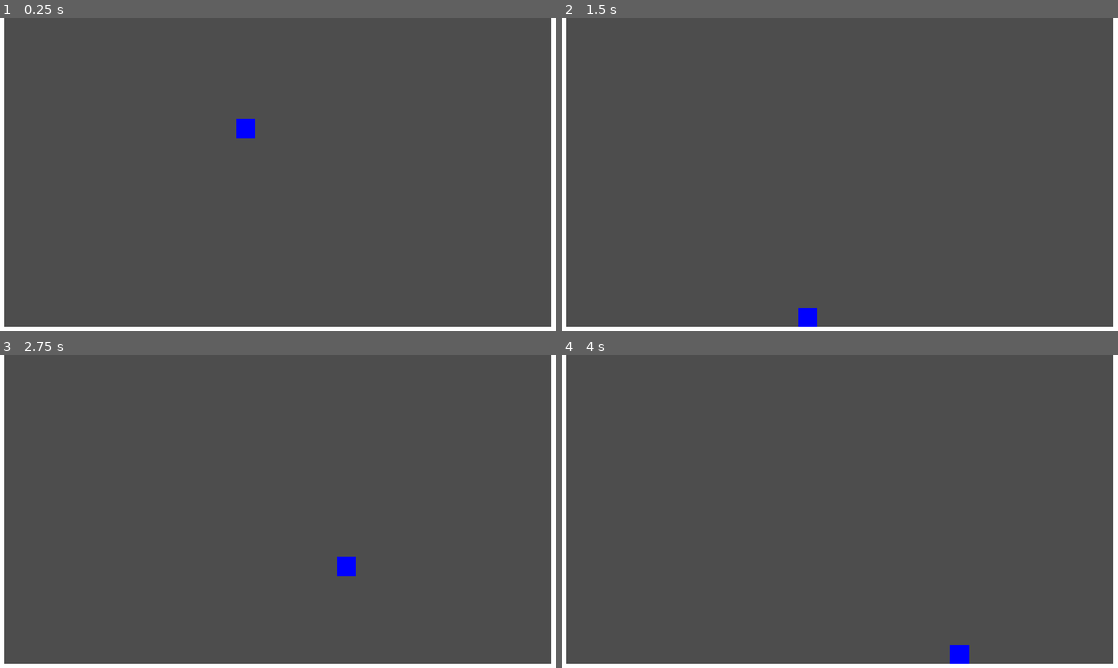
Above: before the commit, frames 1-4 (two rows, left to right).
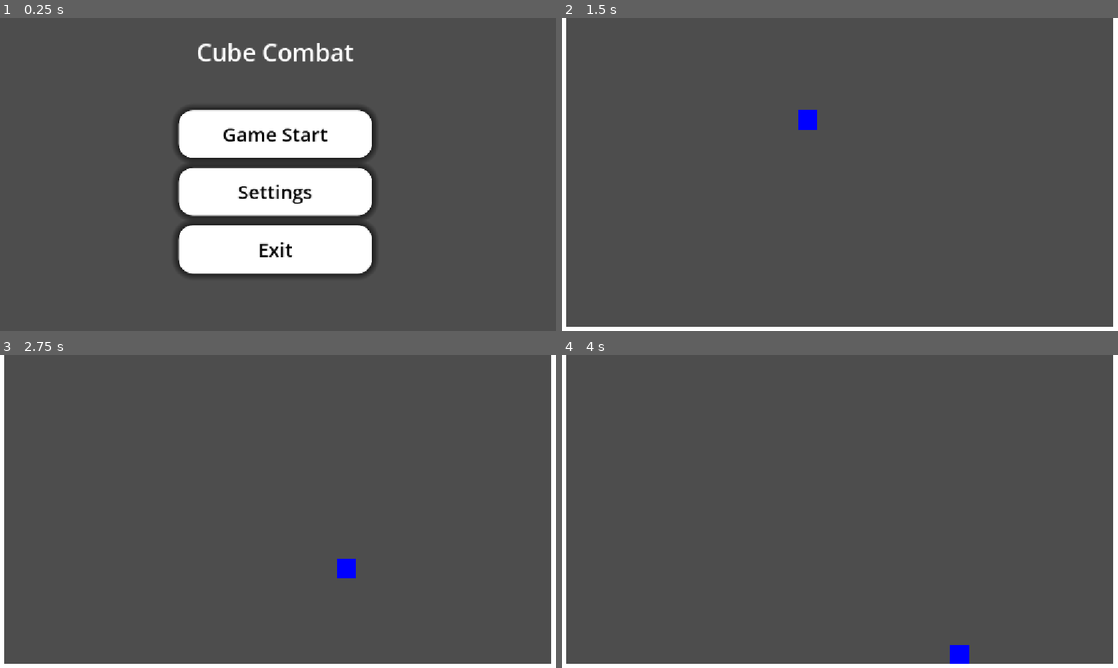
Above: after the commit, the same moments.

Repository: fkm-X3/Games-lib
Game: Godot game, scene res://main_menu.tscn
Same seed, same stepped clock (60 frames per second), same inputs: the game is played once before the commit and once after it. Before the commit the project starts from res://main.tscn.
Inputs (mouse positions are in pixels of both pictures, inside the frame that each line leads up to):
- Up to frame 1 (0.25 s): no input
- Up to frame 2 (1.5 s): click (834, 190) at 0.5 s, where only the run after the commit has a clickable "Settings"; click (834, 133) at 1.25 s, where only the run after the commit has a clickable "Game Start"
- Up to frame 3 (2.75 s): tap Enter (ui_accept) at 2, 2.27 s; hold Right (ui_right) from 2.03 s (still down)
- Up to frame 4 (4 s): tap Enter (ui_accept) at 3.02 s; release Right (ui_right) at 3.53 s; hold Left (ui_left) from 3.53 s (still down)

The runs differ from the first frame. In frame 1, 22% of the frame differs, in the area x 0-100%, y 0-100%; in frame 2, 0.4%; in frame 3, less than 0.1%; in frame 4, nothing differs.

Commit message:
Added mainmenu

Diff:
--- /dev/null
+++ b/Cube-Combat/main_menu.gd
@@ -0,0 +1,23 @@
+extends Control
+
+
+# Called when the node enters the scene tree for the first time.
+func _ready() -> void:
+	pass # Replace with function body.
+
+
+# Called every frame. 'delta' is the elapsed time since the previous frame.
+func _process(delta: float) -> void:
+	pass
+
+
+func _on_game_start_pressed() -> void:
+	get_tree().change_scene_to_file("res://main.tscn")
+
+
+func _on_settings_pressed() -> void:
+	print("Settings pressed")
+
+
+func _on_exit_pressed() -> void:
+	get_tree().quit()
--- /dev/null
+++ b/Cube-Combat/main_menu.tscn
@@ -0,0 +1,99 @@
+[gd_scene format=3 uid="uid://crev2inf1u6xe"]
+
+[ext_resource type="Script" uid="uid://dn12u7ocbrg15" path="res://main_menu.gd" id="1_06t4h"]
+
+[sub_resource type="StyleBoxFlat" id="StyleBoxFlat_rhts7"]
+bg_color = Color(1, 1, 1, 1)
+corner_radius_top_left = 30
+corner_radius_top_right = 30
+corner_radius_bottom_right = 30
+corner_radius_bottom_left = 30
+shadow_size = 15
+
+[sub_resource type="StyleBoxFlat" id="StyleBoxFlat_glbon"]
+bg_color = Color(0.18000486, 0.1800049, 0.1800048, 1)
+corner_radius_top_left = 30
+corner_radius_top_right = 30
+corner_radius_bottom_right = 30
+corner_radius_bottom_left = 30
+shadow_size = 15
+
+[sub_resource type="StyleBoxFlat" id="StyleBoxFlat_nlkkf"]
+bg_color = Color(0.3366076, 0.33660764, 0.33660752, 1)
+corner_radius_top_left = 30
+corner_radius_top_right = 30
+corner_radius_bottom_right = 30
+corner_radius_bottom_left = 30
+shadow_size = 15
+
+[node name="MainMenu" type="Control" unique_id=1940453767]
+layout_mode = 3
+anchors_preset = 15
+anchor_right = 1.0
+anchor_bottom = 1.0
+offset_left = -6.0
+offset_top = 36.0
+offset_right = -6.0
+offset_bottom = 36.0
+grow_horizontal = 2
+grow_vertical = 2
+script = ExtResource("1_06t4h")
+
+[node name="VBoxContainer" type="VBoxContainer" parent="." unique_id=1524406481]
+layout_mode = 1
+anchors_preset = 8
+anchor_left = 0.5
+anchor_top = 0.5
+anchor_right = 0.5
+anchor_bottom = 0.5
+offset_left = -200.5
+offset_top = -169.0
+offset_right = 200.5
+offset_bottom = 169.0
+grow_horizontal = 2
+grow_vertical = 2
+theme_override_constants/separation = 20
+
+[node name="Game Start" type="Button" parent="VBoxContainer" unique_id=1752025694]
+layout_mode = 2
+size_flags_vertical = 3
+theme_override_colors/font_color = Color(0, 0, 0, 1)
+theme_override_font_sizes/font_size = 40
+theme_override_styles/normal = SubResource("StyleBoxFlat_rhts7")
+theme_override_styles/pressed = SubResource("StyleBoxFlat_glbon")
+theme_override_styles/hover = SubResource("StyleBoxFlat_nlkkf")
+text = "Game Start"
+
+[node name="Settings" type="Button" parent="VBoxContainer" unique_id=861021547]
+layout_mode = 2
+size_flags_vertical = 3
+theme_override_colors/font_color = Color(0, 0, 0, 1)
+theme_override_font_sizes/font_size = 40
+theme_override_styles/normal = SubResource("StyleBoxFlat_rhts7")
+theme_override_styles/pressed = SubResource("StyleBoxFlat_glbon")
+theme_override_styles/hover = SubResource("StyleBoxFlat_nlkkf")
+text = "Settings"
+
+[node name="Exit" type="Button" parent="VBoxContainer" unique_id=700449843]
+layout_mode = 2
+size_flags_vertical = 3
+theme_override_colors/font_color = Color(0, 0, 0, 1)
+theme_override_font_sizes/font_size = 40
+theme_override_styles/normal = SubResource("StyleBoxFlat_rhts7")
+theme_override_styles/pressed = SubResource("StyleBoxFlat_glbon")
+theme_override_styles/hover = SubResource("StyleBoxFlat_nlkkf")
+text = "Exit"
+
+[node name="Label" type="Label" parent="." unique_id=391147347]
+layout_mode = 1
+anchors_preset = 5
+anchor_left = 0.5
+anchor_right = 0.5
+offset_left = -163.0
+offset_right = 163.0
+offset_bottom = 69.0
+grow_horizontal = 2
+theme_override_font_sizes/font_size = 50
+text = "Cube Combat"
+
+[connection signal="pressed" from="VBoxContainer/Game Start" to="." method="_on_game_start_pressed"]
--- a/Cube-Combat/project.godot
+++ b/Cube-Combat/project.godot
@@ -11,7 +11,7 @@
 [application]
 
 config/name="New Game Project"
-run/main_scene="uid://cqow47bch5ocs"
+run/main_scene="uid://crev2inf1u6xe"
 config/features=PackedStringArray("4.7", "GL Compatibility")
 config/icon="res://icon.svg"
 
Not shown: 2 places in Cube-Combat/main.tscn that only renumber resources
